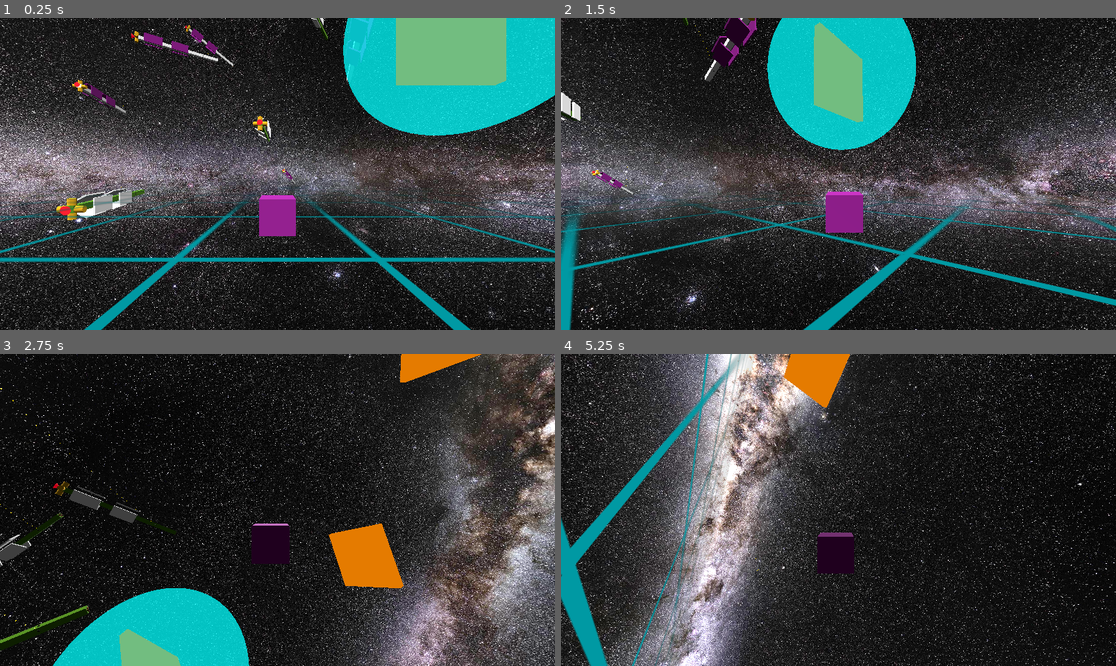
Above: before the commit, frames 1-4 (two rows, left to right).
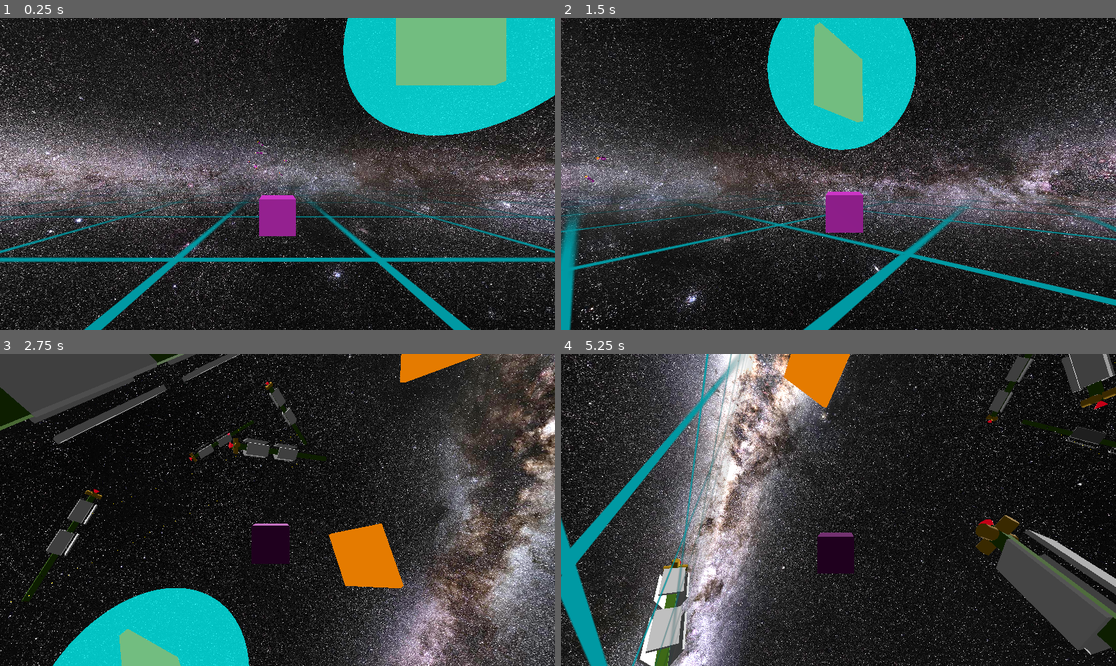
Above: after the commit, the same moments.

Repository: david-andrew/Aberration
Game: Godot game, scene res://world.tscn
Same seed, same stepped clock (60 frames per second), same inputs: the game is played once before the commit and once after it.
Inputs:
- Up to frame 1 (0.25 s): no input
- Up to frame 2 (1.5 s): hold Right (right) 0.53-1.28 s; hold A (a) 0.53-1.28 s; tap D (d) at 0.8, 1.35 s; hold Down (down) from 1.28 s (still down)
- Up to frame 3 (2.75 s): tap E (e) at 1.55 s; release Down (down) at 2.03 s; hold Right (right) from 2.03 s (still down); hold E (e) from 2.03 s (still down); tap S (s) at 2.3 s
- Up to frame 4 (5.25 s): release Right (right) at 2.78 s; release E (e) at 2.78 s; hold Up (up) 2.78-3.53 s; tap S (s) at 2.85 s; tap A (a) at 3.05 s; hold A (a) 3.53-4.28 s; hold Left (left) 3.53-5.03 s; tap D (d) at 3.8 s; tap Caps Lock (caps-lock) at 4.35 s; tap E (e) at 4.55 s; hold Down (down) from 5.03 s (still down); hold Ctrl (ctrl) from 5.03 s (still down)

The runs differ from the first frame. In frame 1, 1.9% of the frame differs, in the area x 10-68%, y 0-65%; in frame 2, 1.0%; in frame 3, 7.5%; in frame 4, 8.4%, in the area x 13-100%, y 0-100%.

Commit message:
rough working gameplay

Diff:
--- a/scripts/ShipCore.gd
+++ b/scripts/ShipCore.gd
@@ -58,13 +58,15 @@
 			continue
 		var diff = ally.global_position - global_position
 		var length = diff.length()
-		apply_central_force((diff / length) * (length - 200))
+		#apply_central_force((diff / length) * max((length - 200), 100))
+		apply_central_force((diff / length) * min((length - 200), 50))
 	for enemy in enemies:
 		if not is_instance_valid(enemy):
 			continue
 		var diff = enemy.global_position - global_position
 		var length = diff.length()
-		apply_central_force((diff / length) * (length - 200))
+		#apply_central_force((diff / length) * max((length - 200), 100))
+		apply_central_force((diff / length) * min((length - 200), 50))
 
 
 
--- a/world.tscn
+++ b/world.tscn
@@ -51,67 +51,67 @@
 [node name="World" type="Node3D"]
 
 [node name="LargeShip" parent="." instance=ExtResource("1_h85ca")]
-transform = Transform3D(0.965926, -7.45058e-09, 0.258819, 0.0669873, 0.965926, -0.25, -0.25, 0.258819, 0.933013, -149.93, 52.3459, -17.7345)
+transform = Transform3D(0.965926, -7.45058e-09, 0.258819, 0.0669873, 0.965926, -0.25, -0.25, 0.258819, 0.933013, -149.93, 52.3459, -1359.73)
 
 [node name="TeamID" parent="LargeShip" instance=ExtResource("6_pbg1v")]
 
 [node name="LargeShip5" parent="." instance=ExtResource("1_h85ca")]
-transform = Transform3D(0.965926, 0, 0.258819, 0, 1, 0, -0.258819, 0, 0.965926, -231.153, 99.0077, -267)
+transform = Transform3D(0.965926, 0, 0.258819, 0, 1, 0, -0.258819, 0, 0.965926, -231.153, 99.0077, -1609)
 
 [node name="TeamID" parent="LargeShip5" instance=ExtResource("6_pbg1v")]
 
 [node name="LargeShip6" parent="." instance=ExtResource("1_h85ca")]
-transform = Transform3D(0.5, 0, -0.866025, 0, 1, 0, 0.866025, 0, 0.5, -131.153, 168.008, -267)
+transform = Transform3D(0.5, 0, -0.866025, 0, 1, 0, 0.866025, 0, 0.5, -131.153, 168.008, -1609)
 
 [node name="TeamID" parent="LargeShip6" instance=ExtResource("6_pbg1v")]
 
 [node name="LargeShip7" parent="." instance=ExtResource("1_h85ca")]
-transform = Transform3D(0.433013, 0.5, -0.75, -0.25, 0.866025, 0.433013, 0.866025, 0, 0.5, -131.153, 251.685, -397.906)
+transform = Transform3D(0.433013, 0.5, -0.75, -0.25, 0.866025, 0.433013, 0.866025, 0, 0.5, -131.153, 251.685, -1739.91)
 
 [node name="TeamID" parent="LargeShip7" instance=ExtResource("6_pbg1v")]
 
 [node name="LargeShip8" parent="." instance=ExtResource("1_h85ca")]
-transform = Transform3D(0.808013, 0.433013, -0.399519, -0.25, 0.866025, 0.433013, 0.533494, -0.25, 0.808013, 40.8468, -9.99228, -691.366)
+transform = Transform3D(0.808013, 0.433013, -0.399519, -0.25, 0.866025, 0.433013, 0.533494, -0.25, 0.808013, 40.8468, -9.99228, -2033.37)
 
 [node name="TeamID" parent="LargeShip8" instance=ExtResource("6_pbg1v")]
 
 [node name="LargeShip2" parent="." instance=ExtResource("1_h85ca")]
-transform = Transform3D(0.965926, 0, -0.258819, 0, 1, 0, 0.258819, 0, 0.965926, 61.8468, 99.0077, -156)
+transform = Transform3D(0.965926, 0, -0.258819, 0, 1, 0, 0.258819, 0, 0.965926, 61.8468, 99.0077, -1498)
 
 [node name="TeamID" parent="LargeShip2" instance=ExtResource("6_pbg1v")]
 
 [node name="LargeShip9" parent="." instance=ExtResource("1_h85ca")]
-transform = Transform3D(0.866026, 0, -0.5, 0, 1, 0, 0.5, 0, 0.866026, 61.8468, 240.008, -309)
+transform = Transform3D(0.866026, 0, -0.5, 0, 1, 0, 0.5, 0, 0.866026, 61.8468, 240.008, -79.4564)
 
 [node name="TeamID" parent="LargeShip9" instance=ExtResource("6_pbg1v")]
 team = 0
 
 [node name="LargeShip10" parent="." instance=ExtResource("1_h85ca")]
-transform = Transform3D(-0.5, -3.08008e-09, -0.866025, 0.224144, 0.965926, -0.129409, 0.836516, -0.258819, -0.482963, 61.8468, 240.008, -28)
+transform = Transform3D(-0.5, -3.08008e-09, -0.866025, 0.224144, 0.965926, -0.129409, 0.836516, -0.258819, -0.482963, 61.8468, 240.008, 201.544)
 
 [node name="TeamID" parent="LargeShip10" instance=ExtResource("6_pbg1v")]
 team = 0
 
 [node name="LargeShip11" parent="." instance=ExtResource("1_h85ca")]
-transform = Transform3D(-0.974444, 0.224144, -0.0147546, 0.224144, 0.965926, -0.129409, -0.0147546, -0.129409, -0.991481, 61.8468, 274.008, -125)
+transform = Transform3D(-0.974444, 0.224144, -0.0147546, 0.224144, 0.965926, -0.129409, -0.0147546, -0.129409, -0.991481, 61.8468, 274.008, 104.544)
 
 [node name="TeamID" parent="LargeShip11" instance=ExtResource("6_pbg1v")]
 team = 0
 
 [node name="LargeShip12" parent="." instance=ExtResource("1_h85ca")]
-transform = Transform3D(-0.851271, 0.12941, -0.508519, 0.224144, 0.965926, -0.129409, 0.474444, -0.224144, -0.851271, 61.8468, 147.008, -125)
+transform = Transform3D(-0.851271, 0.12941, -0.508519, 0.224144, 0.965926, -0.129409, 0.474444, -0.224144, -0.851271, 61.8468, 147.008, 104.544)
 
 [node name="TeamID" parent="LargeShip12" instance=ExtResource("6_pbg1v")]
 team = 0
 
 [node name="LargeShip3" parent="." instance=ExtResource("1_h85ca")]
-transform = Transform3D(0.965926, 0, 0.258819, 0, 1, 0, -0.258819, 0, 0.965926, -128.153, -17.9923, -156)
+transform = Transform3D(0.965926, 0, 0.258819, 0, 1, 0, -0.258819, 0, 0.965926, -128.153, -17.9923, 73.5436)
 
 [node name="TeamID" parent="LargeShip3" instance=ExtResource("6_pbg1v")]
 team = 0
 
 [node name="LargeShip4" parent="." instance=ExtResource("1_h85ca")]
-transform = Transform3D(1, 0, 0, 0, 1, 0, 0, 0, 1, -14.1532, 46.0077, -220.332)
+transform = Transform3D(1, 0, 0, 0, 1, 0, 0, 0, 1, -14.1532, 46.0077, 9.21161)
 
 [node name="TeamID" parent="LargeShip4" instance=ExtResource("6_pbg1v")]
 team = 0
